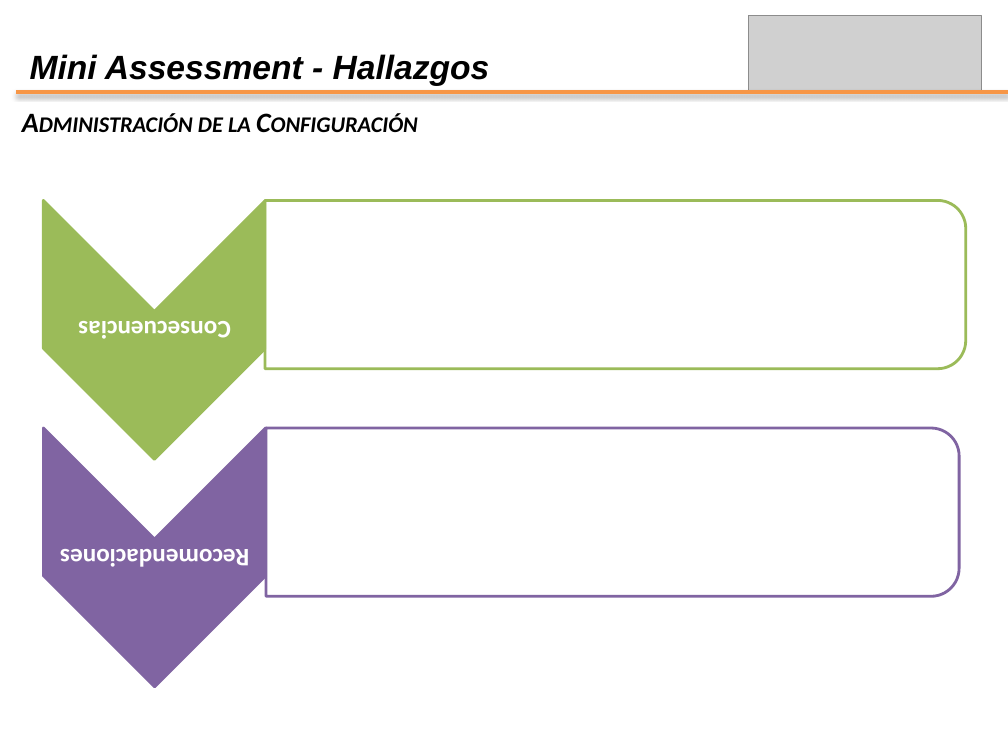
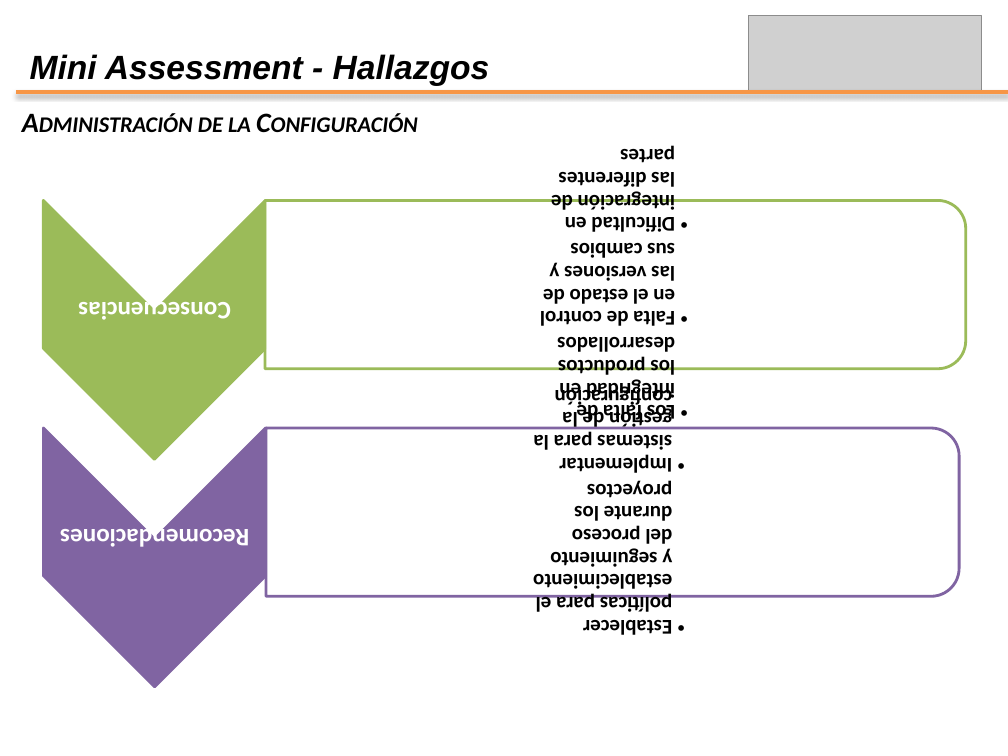
Before and after one commit to leseroth/ingenium-managment, a slide deck: slide 13 of CSOF5104 Mejoramiento de Procesos de Software/Taller 2/Taller2-Presentacion-Ingenium.pptx. Drawn at 1008x756 pixels with LibreOffice and Linux fonts; fonts in the diff are those of the drawing; grey boxes stand for pictures. Boxes give left, top, right and bottom in pixels: in the first picture for what was removed or moved away, otherwise in the second. Text is boxed around its words. In the diff, an @@ line names an element or a change of style, - is before the commit and + after.

```diff
--- a/CSOF5104 Mejoramiento de Procesos de Software/Taller 2/Taller2-Presentacion-Ingenium.pptx
+++ b/CSOF5104 Mejoramiento de Procesos de Software/Taller 2/Taller2-Presentacion-Ingenium.pptx
@@ text added at bbox=[540, 146, 676, 433], 15 pt, text #000000, bold @@
+  •• Los falta de integridad en los productos desarrollados
+  •• Falta de control en el estado de las versiones y sus cambios
+  •• Dificultad en integración de las diferentes partes
@@ text "Consecuencias" rewrapped from bbox=[78, 321, 230, 339] to bbox=[78, 298, 230, 320] @@
@@ text added at bbox=[533, 387, 673, 635], 15 pt, text #000000, bold @@
+  •• Establecer políticas para el establecimiento y seguimiento del proceso durante los proyectos
+  •• Implementar sistemas para la gestión de la configuración
@@ text "Recomendaciones": place and size @@
-text "Recomendaciones" at bbox=[60, 549, 249, 567]
+text "Recomendaciones" at bbox=[60, 526, 249, 547]
```
Also in this commit, not shown: 4 other slides changed.
